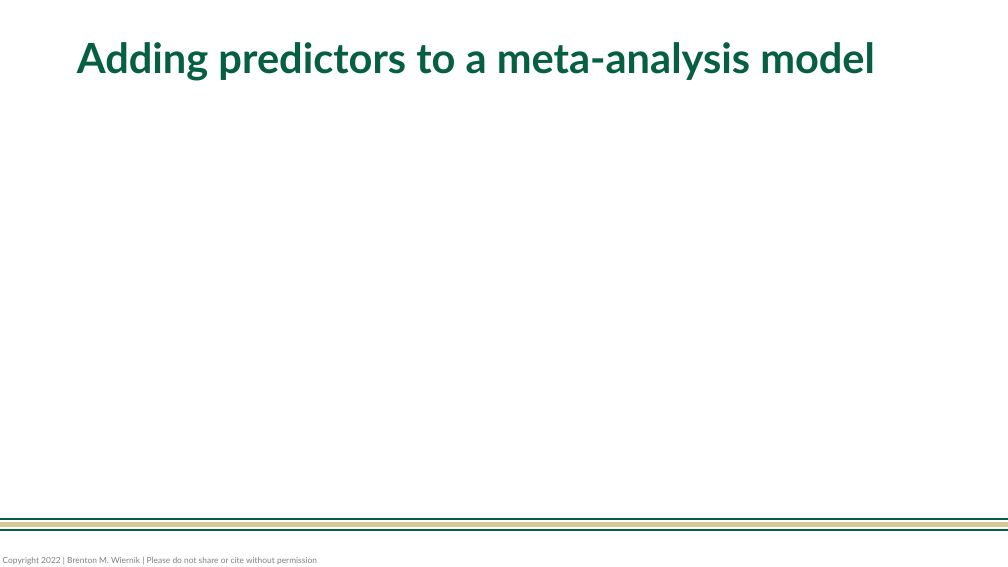
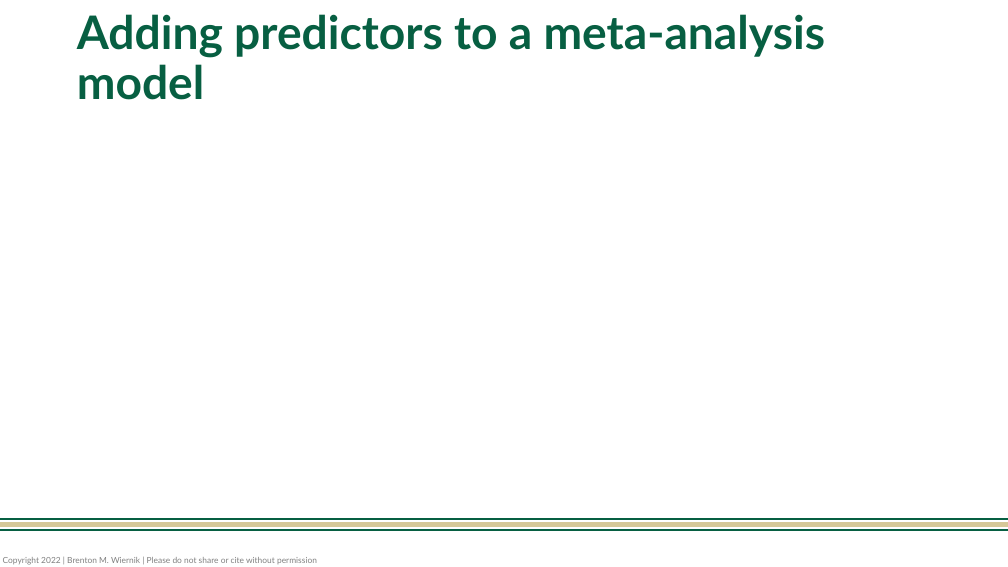
Before and after one commit to bwiernik/meta-workshop, a slide deck: slide 6 of slides/04_moderators.pptx. Drawn at 1008x567 pixels with LibreOffice and Linux fonts; fonts in the diff are those of the drawing; grey boxes stand for pictures. Boxes give left, top, right and bottom in pixels: in the first picture for what was removed or moved away, otherwise in the second. Text is boxed around its words. In the diff, an @@ line names an element or a change of style, - is before the commit and + after.

```diff
--- a/slides/04_moderators.pptx
+++ b/slides/04_moderators.pptx
@@ title "Adding predictors to a meta-analysis ..." at (77,14,826,100): size 39.6 to 44 pt @@
```
Also in this commit, not shown: 1 other slide changed, 6 other files.
